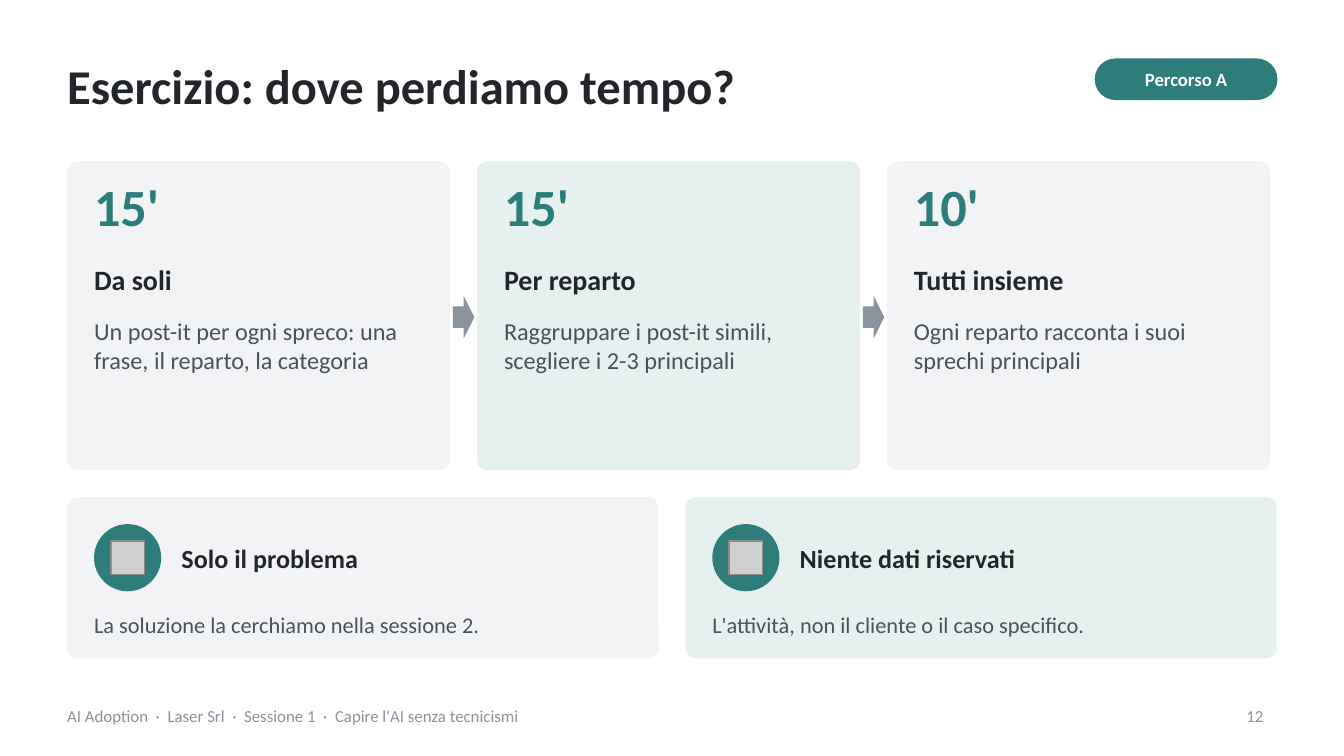
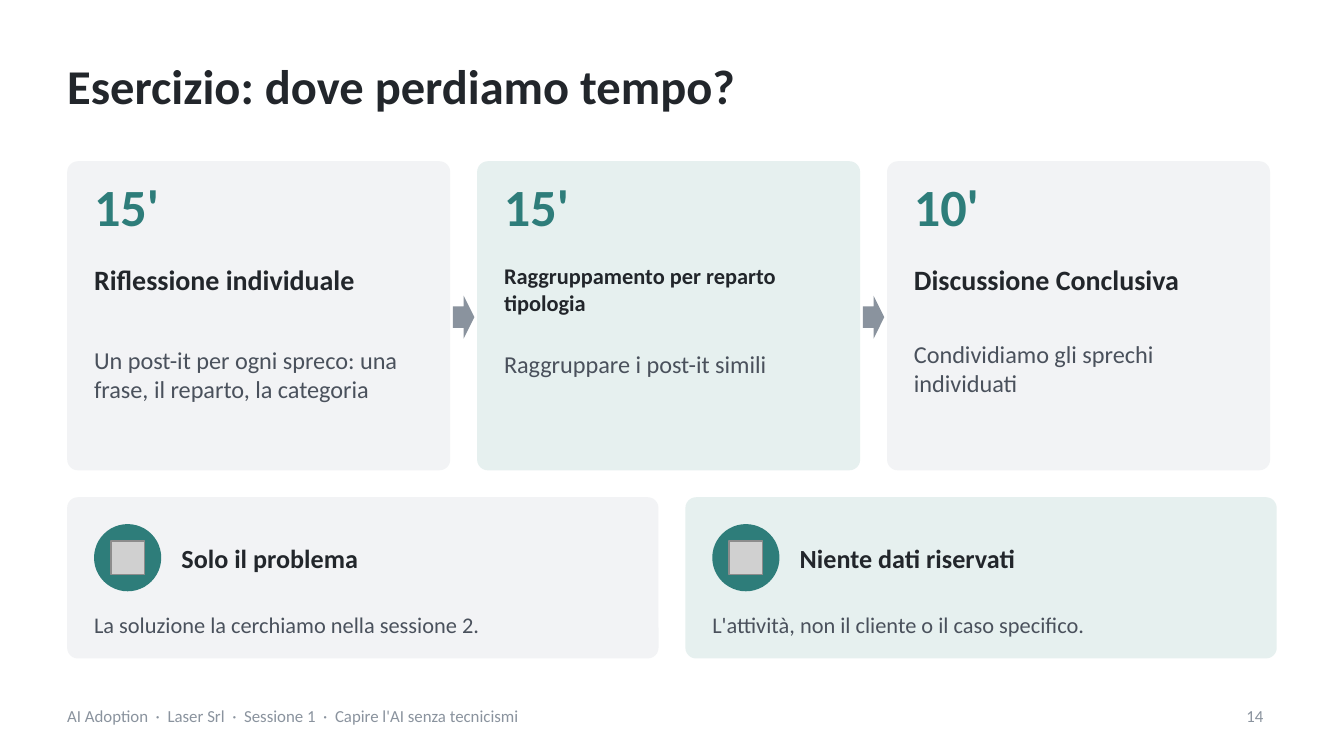
Before and after one commit to NetAi-IT/Formazione-AI-Literacy-Official, a slide deck: slide 14 of Formazioni/2026-10_LaserSrl_AI_Adoption/slide/Sessione1_slide_nuove_Laser.pptx (slide 12 before the commit). Drawn at 1344x756 pixels with LibreOffice and Linux fonts; fonts in the diff are those of the drawing; grey boxes stand for pictures. Boxes give left, top, right and bottom in pixels: in the first picture for what was removed or moved away, otherwise in the second. Text is boxed around its words. In the diff, an @@ line names an element or a change of style, - is before the commit and + after.

```diff
--- a/Formazioni/2026-10_LaserSrl_AI_Adoption/slide/Sessione1_slide_nuove_Laser.pptx
+++ b/Formazioni/2026-10_LaserSrl_AI_Adoption/slide/Sessione1_slide_nuove_Laser.pptx
@@ rounded rectangle removed at <box>1095,59,1277,99</box> @@
@@ text removed at <box>1145,74,1227,86</box> @@
-Percorso A
@@ text at <box>504,269,776,315</box>: text changed; size 15 to 12 pt @@
-Per reparto
+Raggruppamento per reparto tipologia
@@ text at <box>94,270,355,290</box>: text changed @@
-Da soli
+Riflessione individuale
@@ text at <box>914,270,1179,290</box>: text changed @@
-Tutti insieme
+Discussione Conclusiva
@@ text "Un post-it per ogni spreco: ...": place and size @@
-text "Un post-it per ogni spreco: ..." at <box>94,323,397,373</box>
+text "Un post-it per ogni spreco: ..." at <box>94,352,397,402</box>
@@ text at <box>504,356,766,377</box>: text changed @@
-Raggruppare i post-it simili, scegliere i 2-3 principali
+Raggruppare i post-it simili
@@ text at <box>914,346,1153,392</box>: text changed @@
-Ogni reparto racconta i suoi sprechi principali
+Condividiamo gli sprechi individuati
@@ page number at <box>1246,711,1263,722</box>: text changed @@
-12
+14
```
Also in this commit, not shown: 13 other slides changed, 4 slides added, 1 slide removed, 6 other files.
